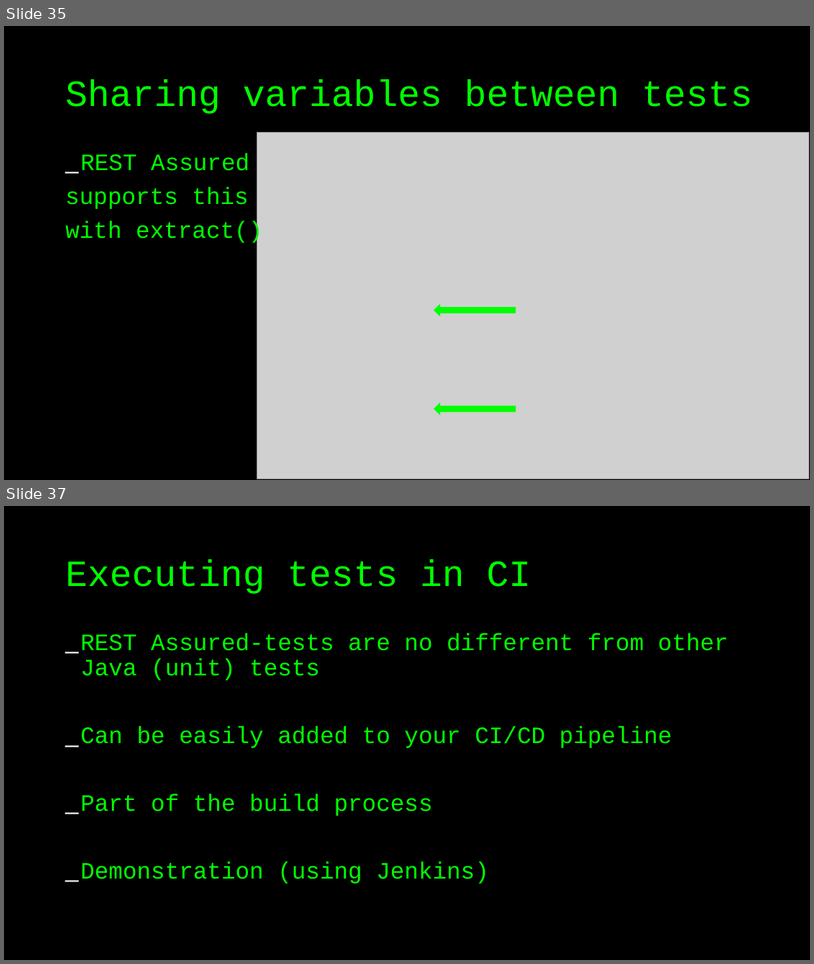
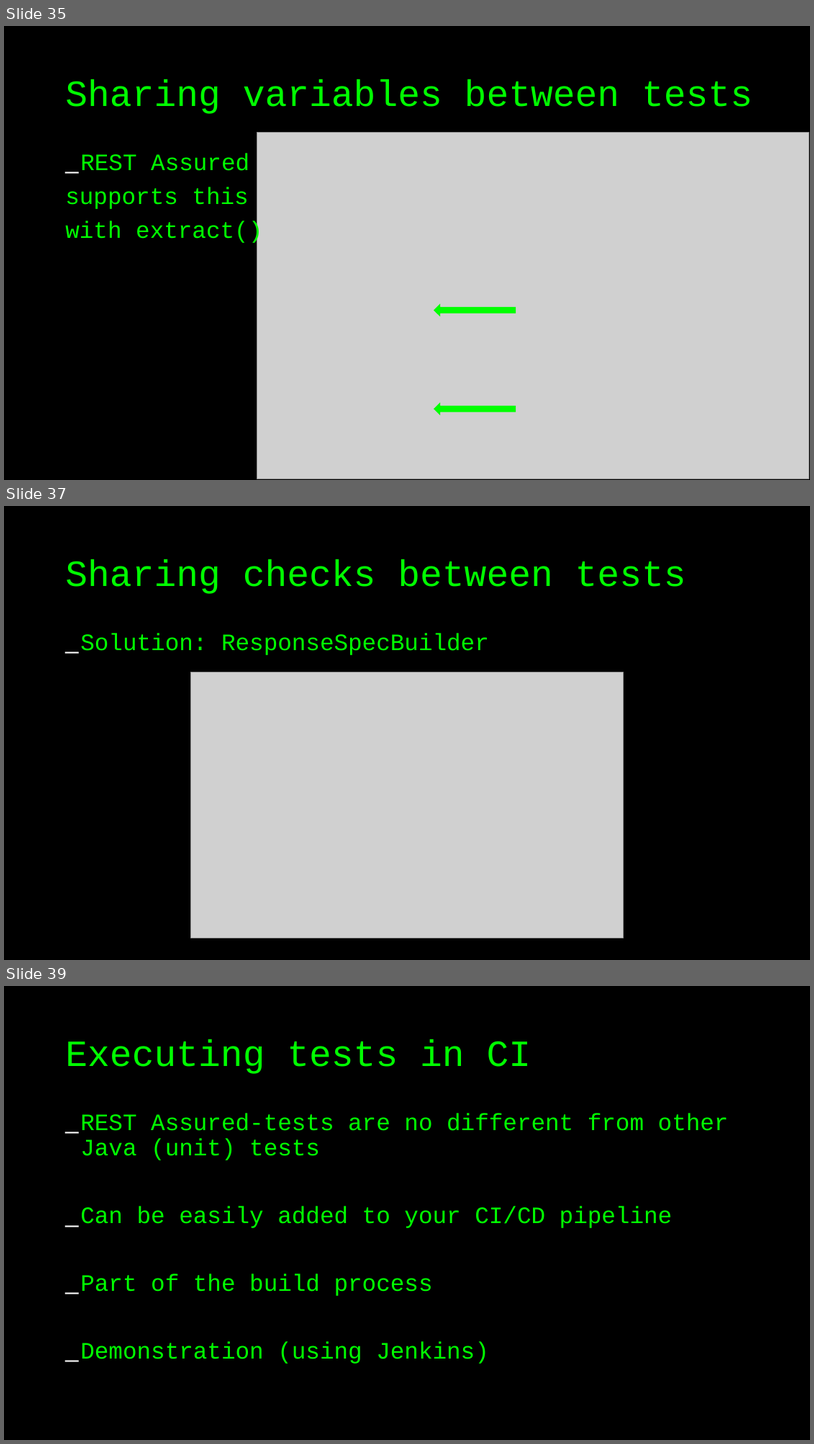
Before and after one commit to sureshnath/workshops, a slide deck: rest-assured/testing_restful_web_services_with_rest_assured.odp. Shown one above the other, each under a label of ours: slides 35 and 37 before the commit, slides 35, 37 and 39 after it; the slides between them are not shown. The pictures are 814x964 and 814x1444 pixels, drawn with LibreOffice and Linux fonts; fonts in the diff are those of the drawing; grey boxes stand for pictures. Boxes give left, top, right and bottom in pixels: in the first picture for what was removed or moved away, otherwise in the second. Text is boxed around its words. In the diff, an @@ line names an element or a change of style, - is before the commit and + after.

```diff
--- a/rest-assured/testing_restful_web_services_with_rest_assured.odp
+++ b/rest-assured/testing_restful_web_services_with_rest_assured.odp
@@ slide 37 added at <box>4,506,810,960</box>, background #000000 @@
@@ title added at <box>65,559,687,594</box>, 44 pt, text #00FF00 @@
+Sharing checks between tests
@@ text added at <box>80,633,489,655</box>, 28 pt, text #00FF00 @@
+_ Solution: ResponseSpecBuilder
@@ picture added at <box>191,672,623,938</box> @@
@@ what was slide 37 is now slide 39 @@
```
Also in this commit, not shown: 8 slides changed, 1 other slide added, 28 other files.
